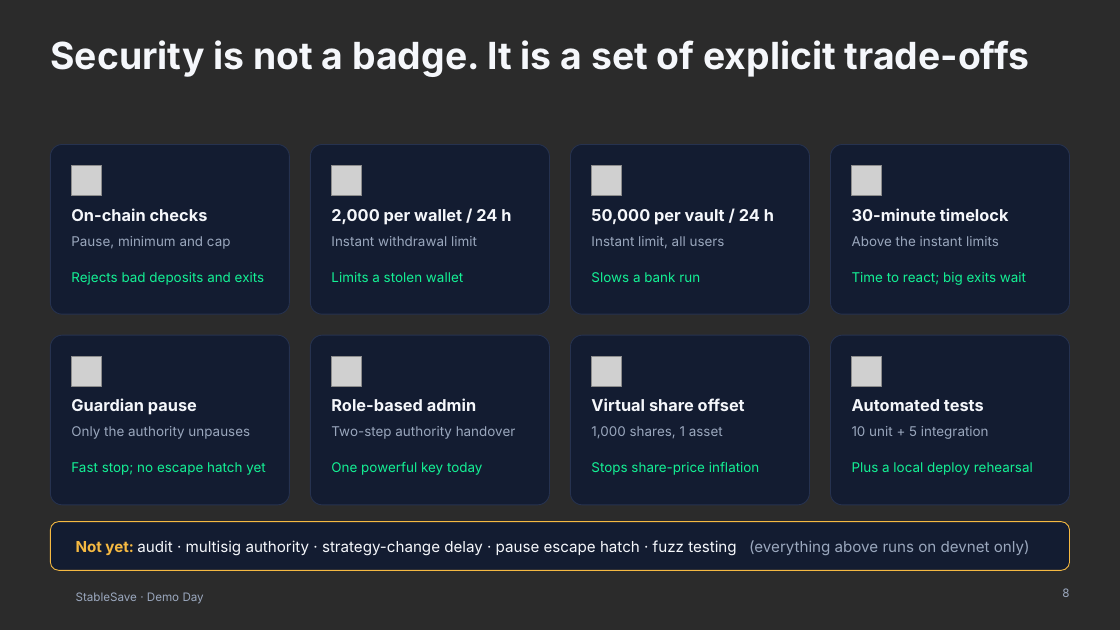
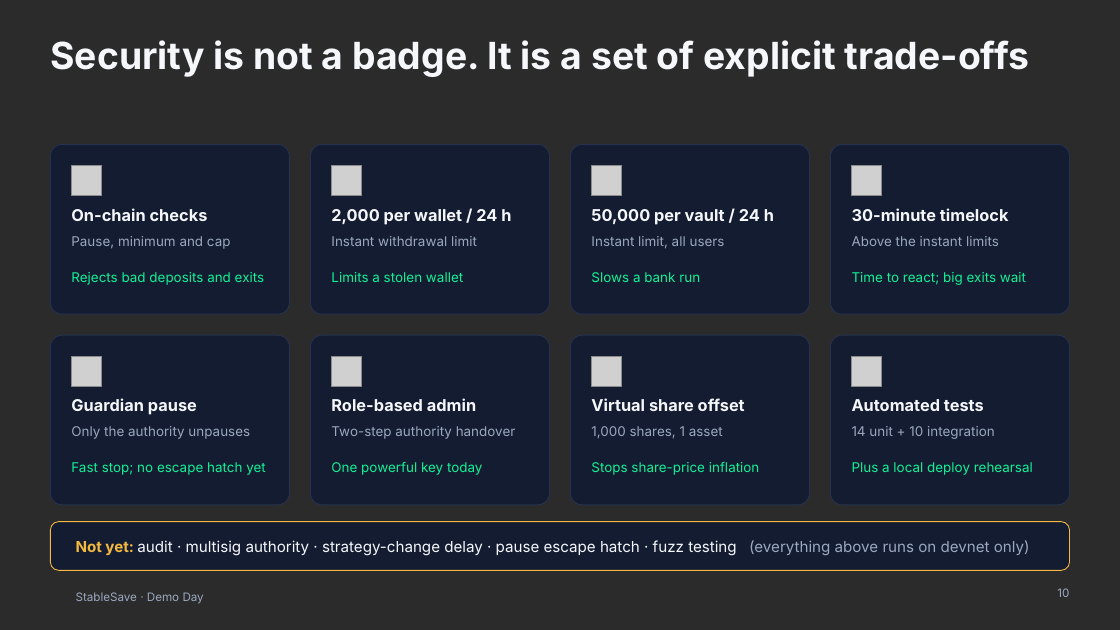
Before and after one commit to Theophilus2003/Stablesaver, a slide deck: slide 10 of presentation/StableSave-Demo-Day.pptx (slide 8 before the commit). Drawn at 1120x630 pixels with LibreOffice and Linux fonts; fonts in the diff are those of the drawing; grey boxes stand for pictures; background and template pictures are left out; a plain dark background stands for a picture behind light text. Boxes give left, top, right and bottom in pixels: in the first picture for what was removed or moved away, otherwise in the second. Text is boxed around its words. In the diff, an @@ line names an element or a change of style, - is before the commit and + after.

```diff
--- a/presentation/StableSave-Demo-Day.pptx
+++ b/presentation/StableSave-Demo-Day.pptx
@@ text at (x1=852, y1=426, x2=995, y2=439): text changed @@
-10 unit + 5 integration
+14 unit + 10 integration
@@ page number at (x1=1057, y1=588, x2=1069, y2=597): text changed @@
-8
+10
```
Also in this commit, not shown: 2 slides added, 22 other files.
